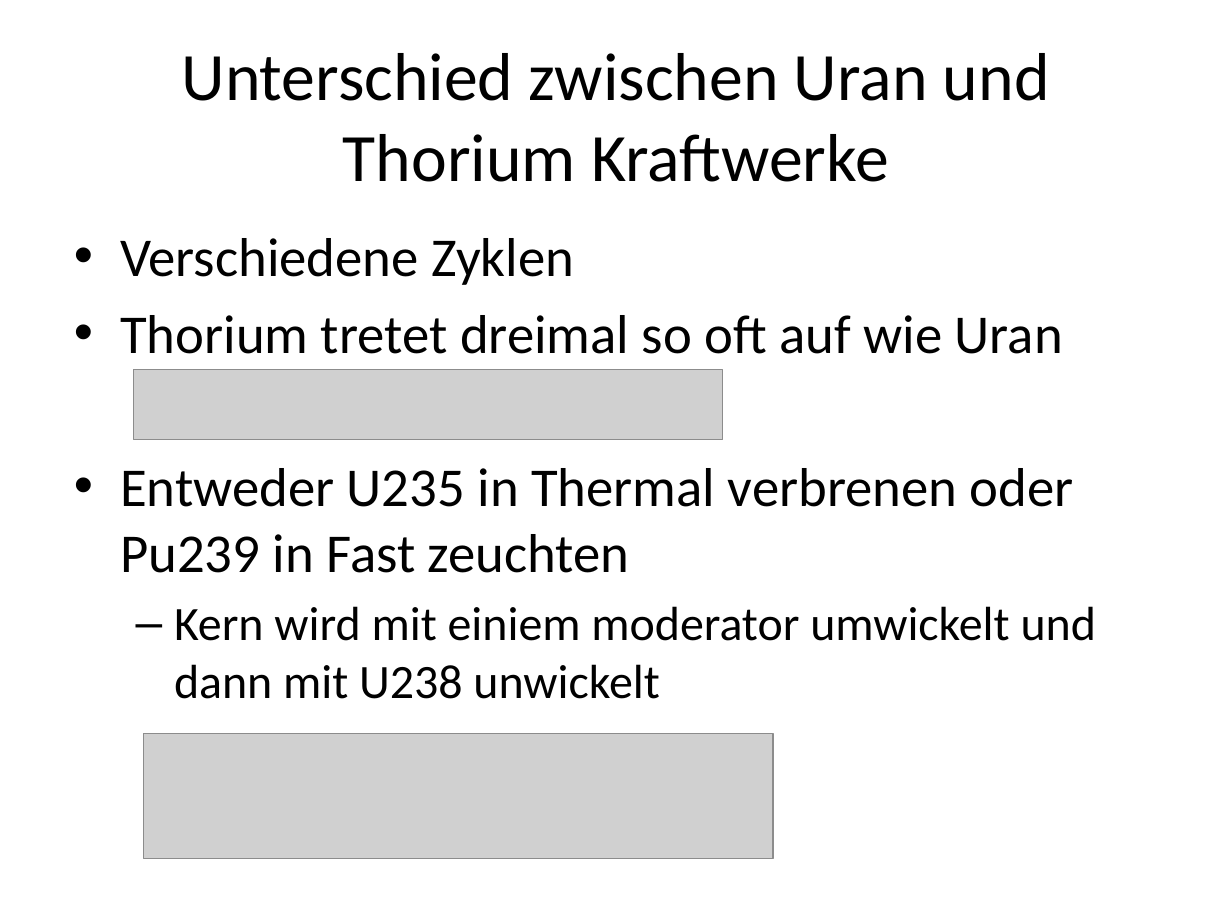
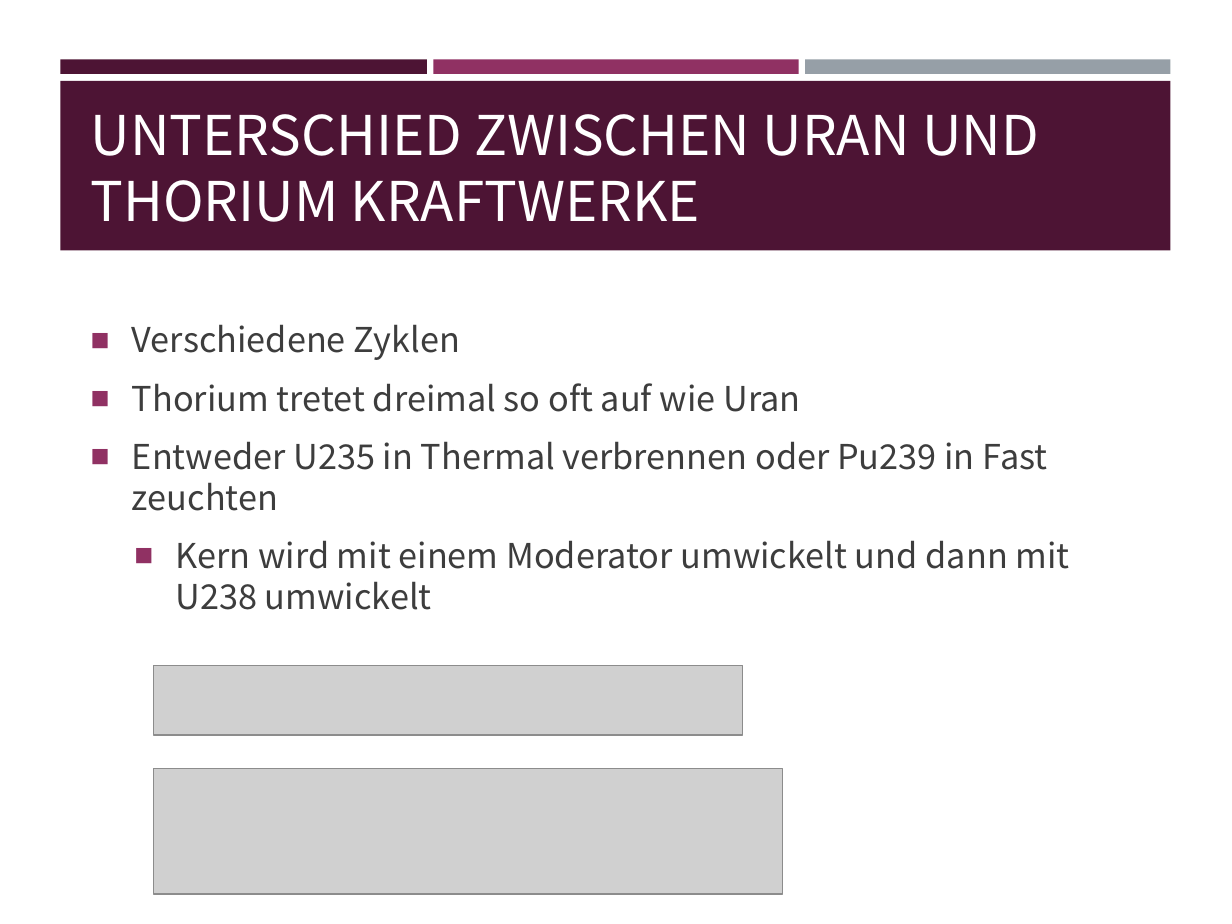
Before and after one commit to EnemyoftheFarmer/Thorium-Presentation, a slide deck: slide 14 of Thorium Reactors.pptx (slide 13 before the commit). Drawn at 1232x924 pixels with LibreOffice and Linux fonts; fonts in the diff are those of the drawing; grey boxes stand for pictures. Boxes give left, top, right and bottom in pixels: in the first picture for what was removed or moved away, otherwise in the second. Text is boxed around its words. In the diff, an @@ line names an element or a change of style, - is before the commit and + after.

```diff
--- a/Thorium Reactors.pptx
+++ b/Thorium Reactors.pptx
@@ rectangle added at [60, 59, 426, 74], fill #4D1434 @@
@@ rectangle added at [434, 59, 798, 74], fill #903163 @@
@@ rectangle added at [806, 59, 1170, 74], fill #969FA7 @@
@@ rectangle added at [60, 81, 1170, 251], fill #4D1434 @@
@@ title "UNTERSCHIED ZWISCHEN URAN UND THORIUM ..." at [91, 114, 1039, 222]: vertical alignment middle to bottom @@
@@ title at [91, 114, 1039, 222]: text changed; size 39.6 to 32 pt; font Calibri to Noto Sans CJK SC; text colour #000000 to #FFFFFF @@
-Unterschied zwischen Uran und Thorium Kraftwerke
+UNTERSCHIED ZWISCHEN URAN UND THORIUM KRAFTWERKE
@@ text "Verschiedene Zyklen": place and size @@
-text "Verschiedene Zyklen" at [120, 238, 1096, 699]
+text "Verschiedene Zyklen" at [132, 324, 1070, 610]
@@ text "Verschiedene Zyklen" at [132, 324, 1070, 610]: vertical alignment top to middle @@
@@ text at [132, 324, 800, 412]: size 32 to 20 pt, font Calibri to Noto Sans CJK SC, text colour #000000 to #3D3D3D in "Verschiedene Zyklen", "Thorium tretet dreimal so oft auf wie ..."; bullet • to ■; more space between paragraphs @@
@@ text at [132, 441, 1070, 610]: text changed; size 28 to 20 pt; font Calibri to Noto Sans CJK SC; text colour #000000 to #3D3D3D @@
-• Entweder U235 in Thermal verbrenen oder Pu239 in Fast zeuchten
-  – Kern wird mit einiem moderator umwickelt und dann mit U238 unwickelt
+■ Entweder U235 in Thermal verbrennen oder Pu239 in Fast zeuchten
+  ■ Kern wird mit einem Moderator umwickelt und dann mit U238 umwickelt
@@ picture: place and size @@
-picture at [133, 370, 722, 440]
+picture at [154, 665, 743, 736]
@@ picture: place and size @@
-picture at [144, 733, 774, 859]
+picture at [154, 769, 784, 894]
```
Also in this commit, not shown: 17 other slides changed, 2 slides added.
